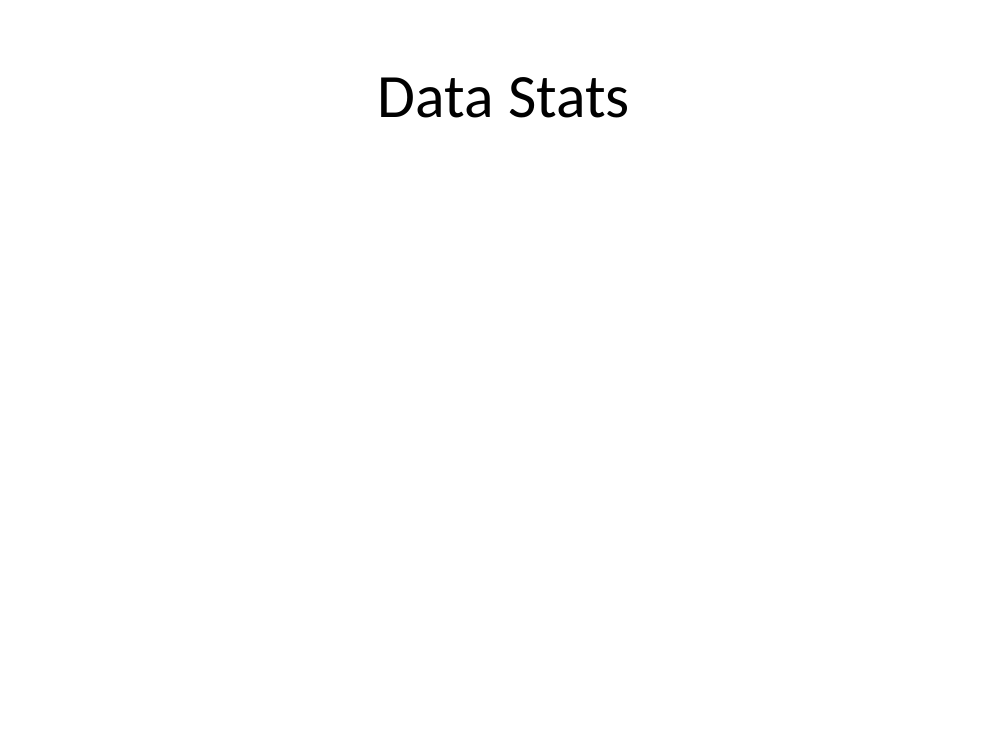
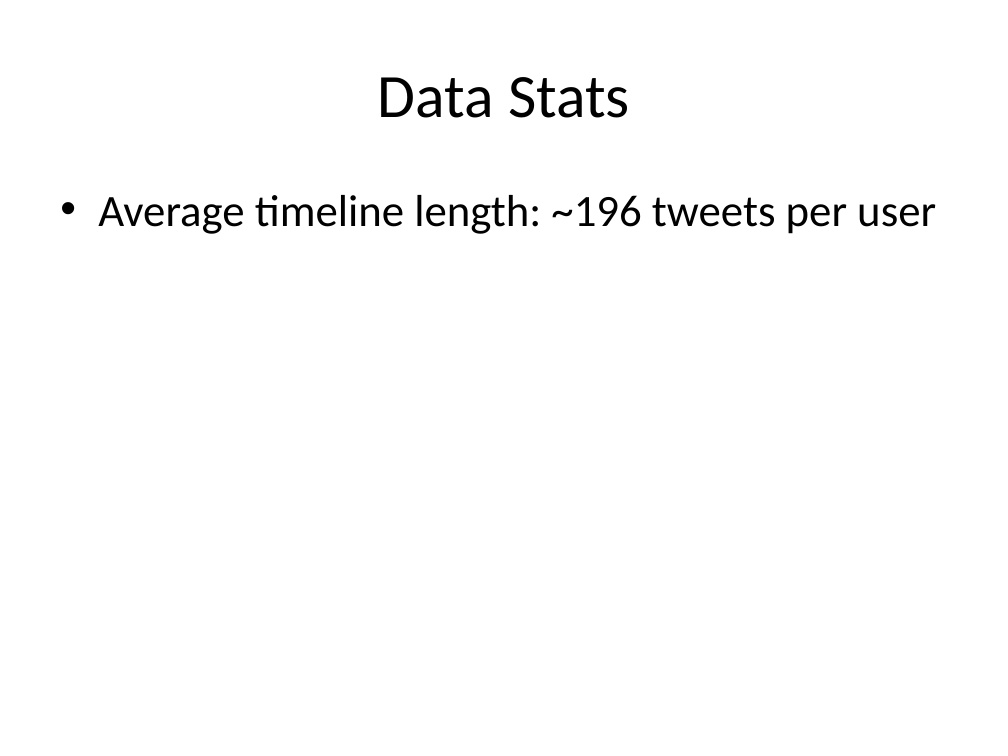
Before and after one commit to mramire8/osna, a slide deck: slide 7 of presentations/project.pptx (slide 9 before the commit). Drawn at 1008x756 pixels with LibreOffice and Linux fonts; fonts in the diff are those of the drawing. Boxes give left, top, right and bottom in pixels: in the first picture for what was removed or moved away, otherwise in the second. Text is boxed around its words. In the diff, an @@ line names an element or a change of style, - is before the commit and + after.

```diff
--- a/presentations/project.pptx
+++ b/presentations/project.pptx
@@ text added at bbox=[98, 195, 936, 234], 32 pt, text #000000 @@
+  • Average timeline length: ~196 tweets per user
```
Also in this commit, not shown: 3 other slides changed, 3 slides added, 1 slide removed, 3 other files.
